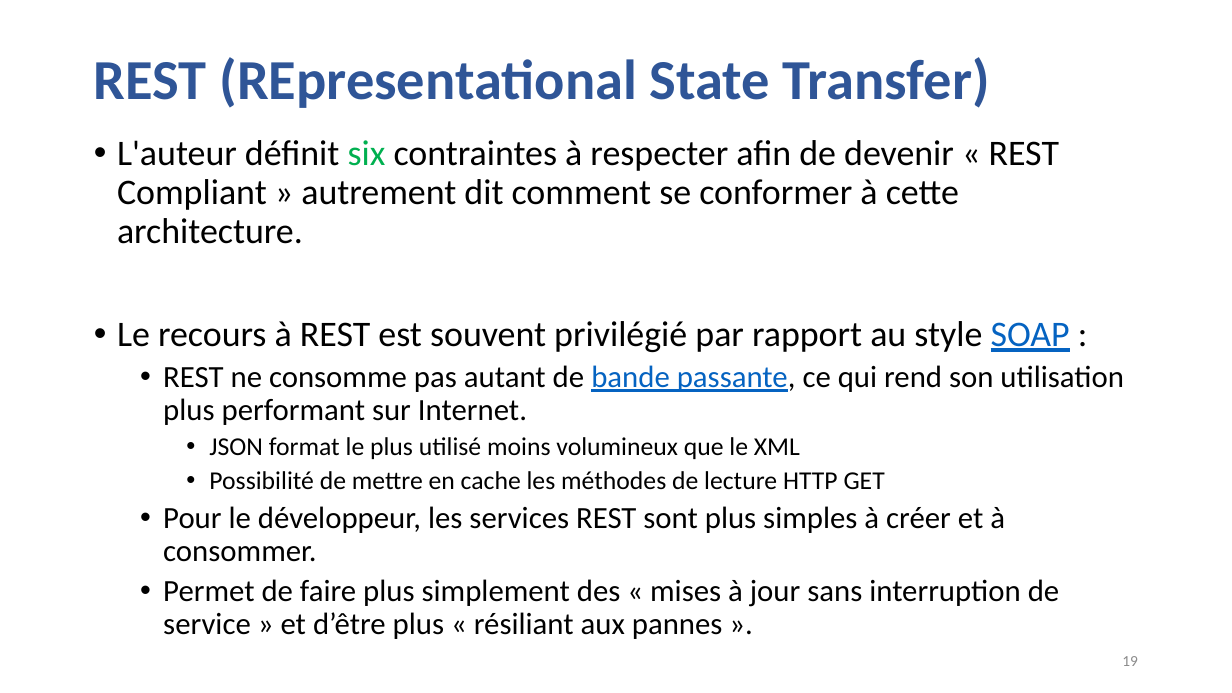
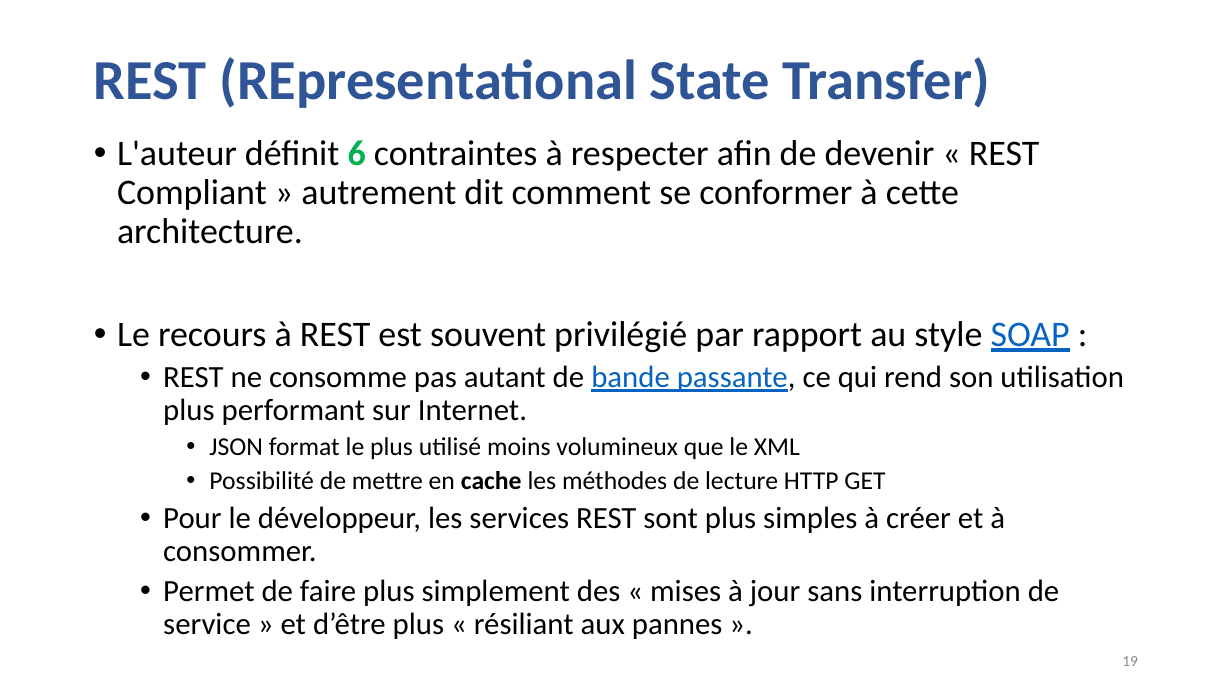
Before and after one commit to guillaumechervet/course.rest, a slide deck: slide 19 of documentations/3 - Web Services partie REST.pptx. Drawn at 1232x693 pixels with LibreOffice and Linux fonts; fonts in the diff are those of the drawing. Boxes give left, top, right and bottom in pixels: in the first picture for what was removed or moved away, otherwise in the second. Text is boxed around its words. In the diff, an @@ line names an element or a change of style, - is before the commit and + after.

```diff
--- a/documentations/3 - Web Services partie REST.pptx
+++ b/documentations/3 - Web Services partie REST.pptx
@@ text at (x1=117, y1=140, x2=1039, y2=244): text changed @@
-• L'auteur définit six contraintes à respecter afin de devenir « REST Compliant » autrement dit comment se conformer à cette architecture.
+• L'auteur définit 6 contraintes à respecter afin de devenir « REST Compliant » autrement dit comment se conformer à cette architecture.
@@ text at (x1=209, y1=471, x2=885, y2=490): bold on in "cache" @@
```
Also in this commit, not shown: 10 other slides changed, 4 slides added, 7 other files.
